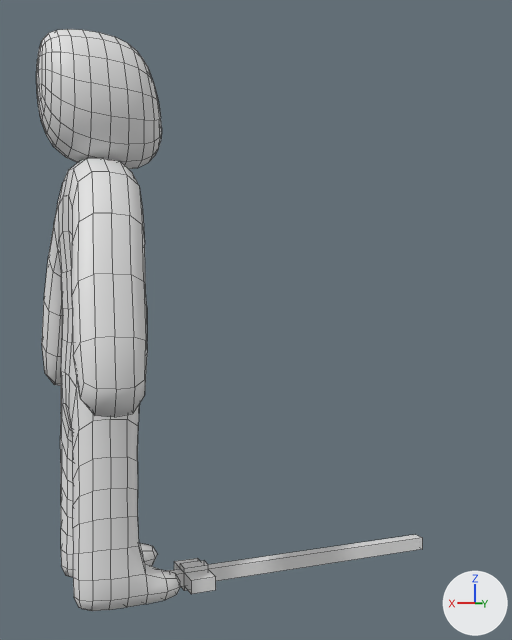
One commit to the Blender file Assets_Creation/Asset_Modelling_01.blend: the scene before it, then after it.
Before and after are seen from a 50 mm lens placed at (0.47, 2.62, 1.02), pointed at (-0.6, 0.06, 0.99). Arrows for +X, +Y and +Z are at lower right; the lights stay in place. Mesh edges are drawn as thin lines.

In view in the first picture: 'Human_Head', 'Sword'.
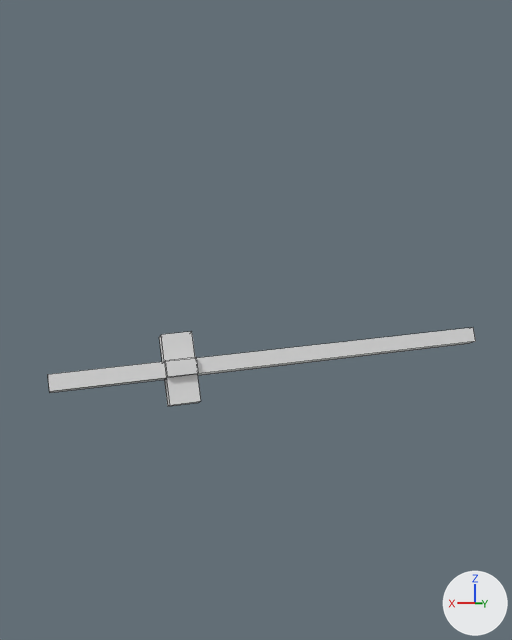
What the commit changed:
Object 'Human_Head' (ob_human_head) is now hidden.
Object 'Sword' (ob_sword) moves from (0.0, 0.0, 0.0) to (0.196, 0.435, 0.807).
Object 'Sword' (ob_sword) turns from (0, 0, 0) to (102, 5.2, -6.5) degrees about x, y and z.

Pixel boxes [x1, y1, x2, y2] of what changed, in the pictures (512 x 640 px):
'Human_Head', hidden: before [36, 29, 180, 611]
'Sword', moved, turned: before [167, 535, 423, 594]; after [48, 328, 476, 406]
